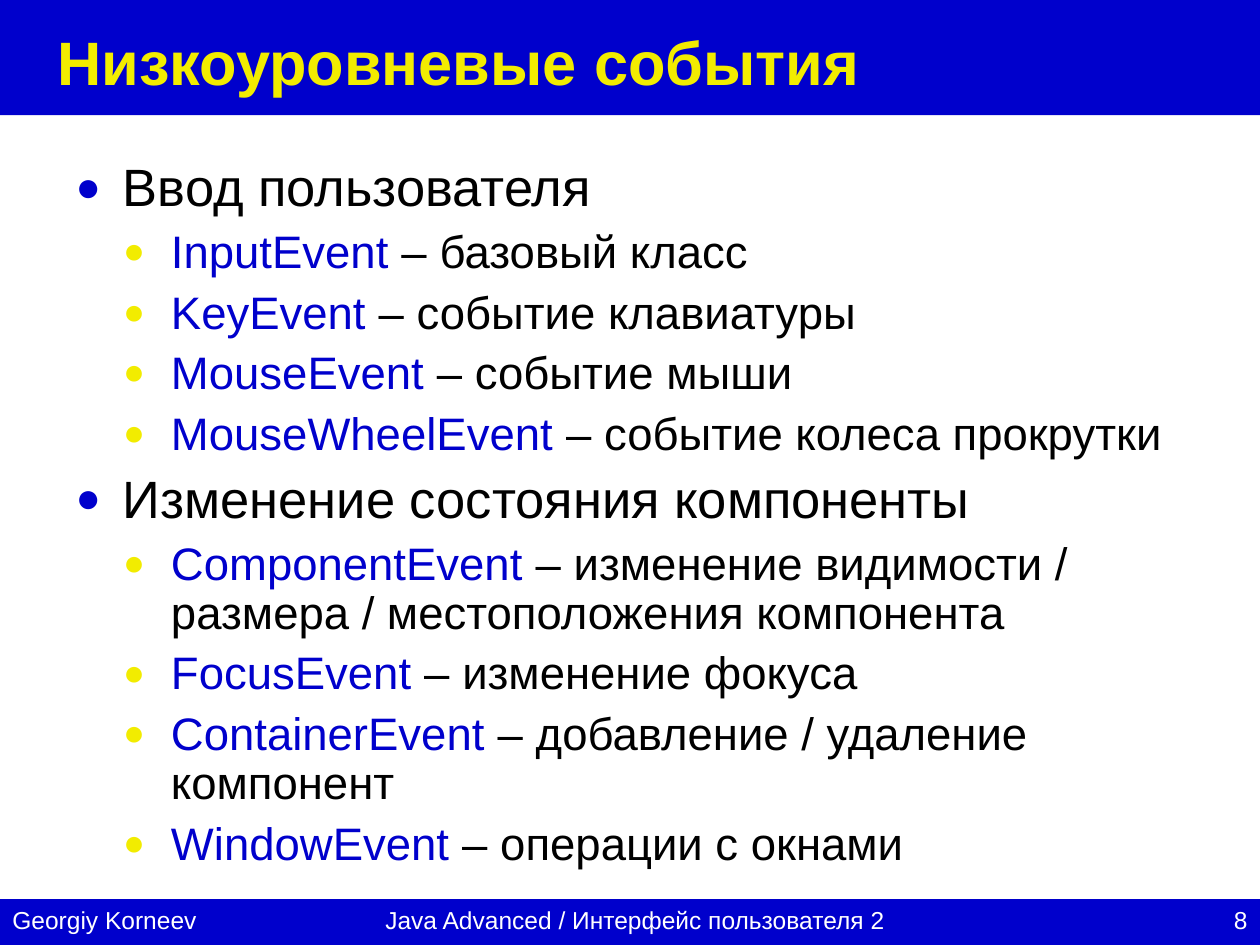
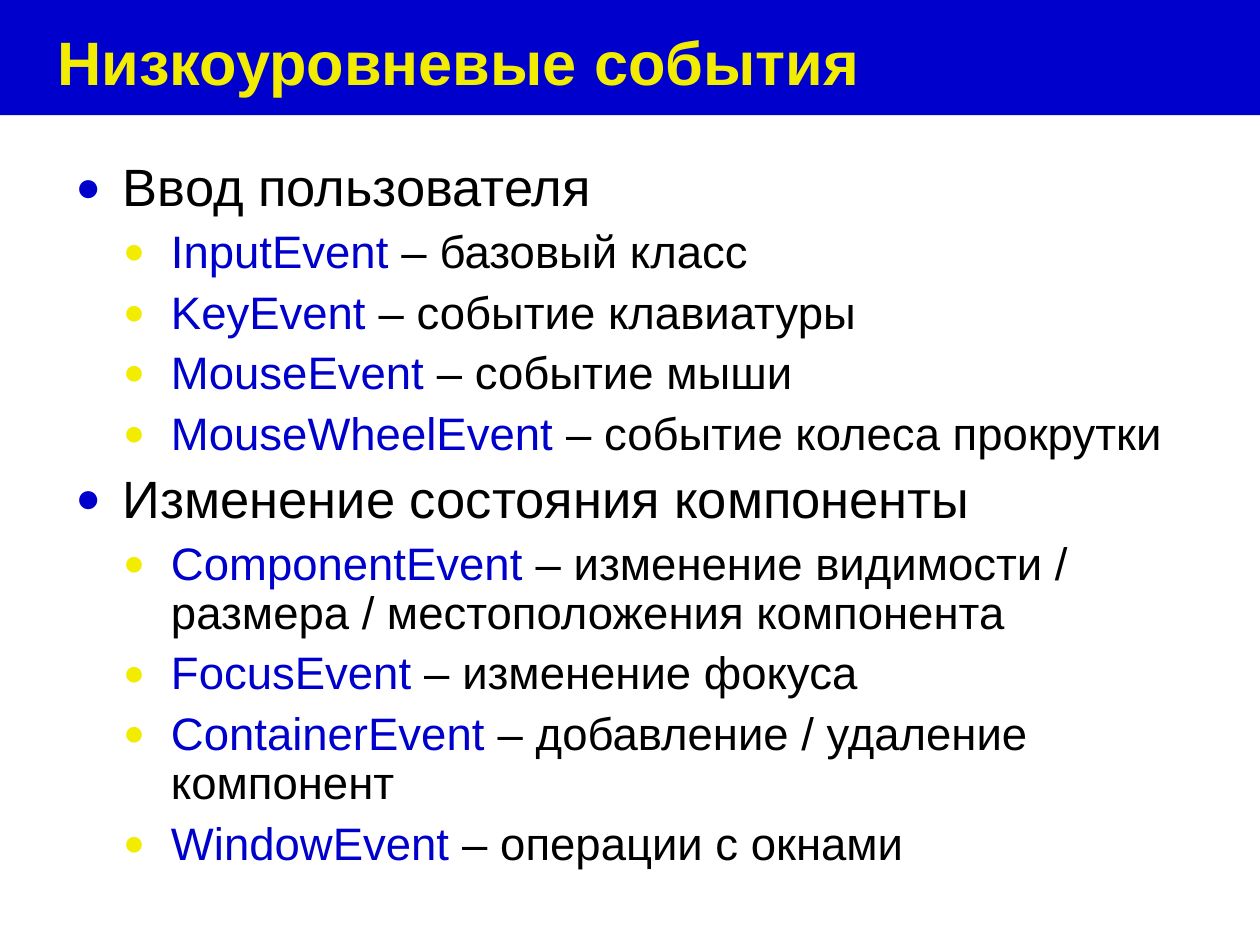
Before and after one commit to maxchv/JavaLessons, a slide deck: slide 8 of Lesson17/swing-2.ppt. Drawn at 1260x945 pixels with LibreOffice and Linux fonts; fonts in the diff are those of the drawing. Boxes give left, top, right and bottom in pixels: in the first picture for what was removed or moved away, otherwise in the second. Text is boxed around its words. In the diff, an @@ line names an element or a change of style, - is before the commit and + after.

```diff
--- a/Lesson17/swing-2.ppt
+++ b/Lesson17/swing-2.ppt
@@ rectangle removed at [0, 900, 1260, 945] @@
@@ text removed at [12, 911, 196, 934] @@
-Georgiy Korneev
@@ text removed at [385, 910, 885, 934] @@
-Java Advanced / Интерфейс пользователя 2
@@ page number removed at [1234, 912, 1248, 930] @@
-8
```
Also in this commit, not shown: 43 other slides changed, 6 other files.
